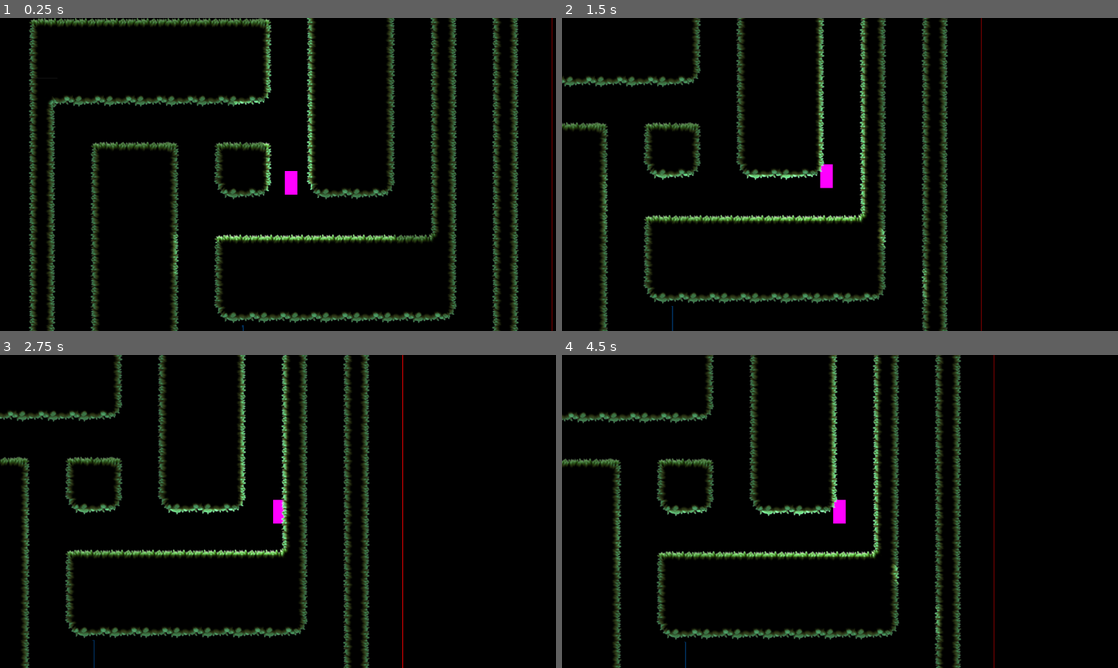
Above: before the commit, frames 1-4 (two rows, left to right).
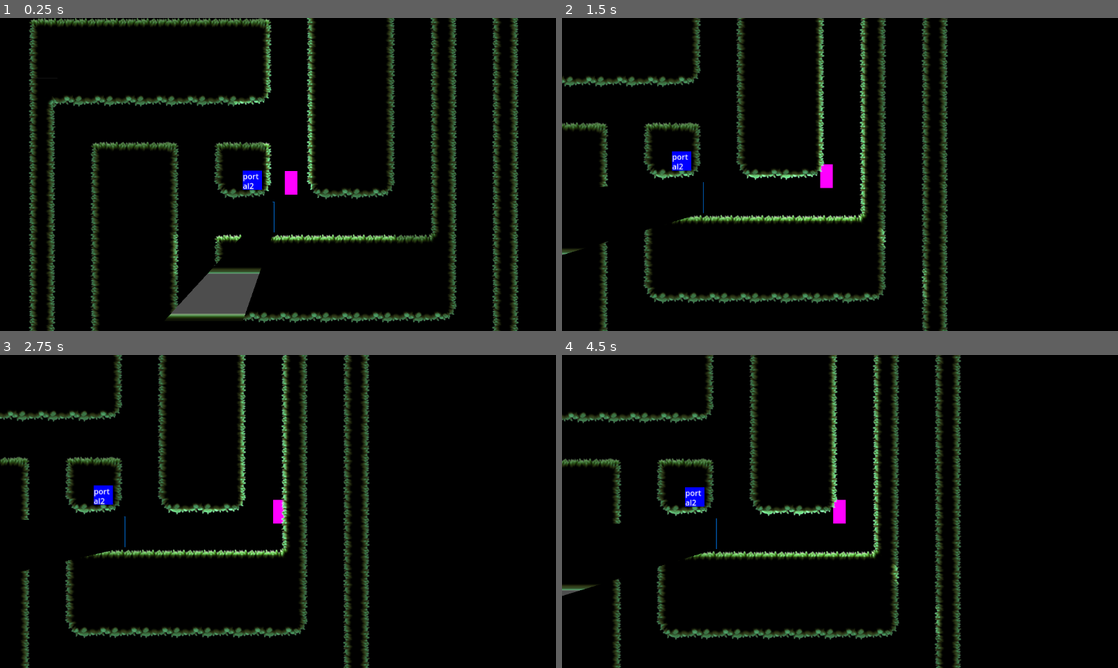
Above: after the commit, the same moments.

Repository: kit-solent/refrigerate
Game: Godot game, scene res://core/ingame.tscn
Same seed, same stepped clock (60 frames per second), same inputs: the game is played once before the commit and once after it.
Inputs:
- Up to frame 1 (0.25 s): no input
- Up to frame 2 (1.5 s): hold Right (player right) 0.53-1.28 s; tap Up (player jump) at 0.77 s; hold Left (player left) from 1.28 s (still down)
- Up to frame 3 (2.75 s): tap Up (player jump) at 1.52 s; release Left (player left) at 2.03 s; hold Right (player right) from 2.03 s (still down)
- Up to frame 4 (4.5 s): tap Up (player jump) at 3.02, 3.77 s; release Right (player right) at 3.53 s; hold Left (player left) from 3.53 s (still down)

The runs differ from the first frame. In frame 1, 2.5% of the frame differs, in the area x 29-100%, y 0-100%; in frame 2, 0.8%; in frame 3, 0.7%; in frame 4, 1.0%.

Commit message:
forum question commit

Diff:
--- a/core/tools.gd
+++ b/core/tools.gd
@@ -585,8 +585,3 @@
 		new.append(i + transform)
 
 	return new
-
-func visual_node(node:Node):
-	"""
-	Returns a visual reperesentation of the given node.
-	"""
--- a/levels/level1.tscn
+++ b/levels/level1.tscn
@@ -7,8 +7,8 @@
 tile_map_data = PackedByteArray("AAACAPr/AAAAAAEAAAADAPr/AAABAAEAAAAEAPv/AAACAAEAAAAGAPv/AAADAAEAAAAGAPz/AAADAAEAAAAGAA …(15264 unchanged characters)…
 
 [node name="portal" parent="." index="0" node_paths=PackedStringArray("pair") instance=ExtResource("2_iwwvk")]
-position = Vector2(0, 352)
+position = Vector2(64, 96)
 pair = NodePath("../portal2")
 
 [node name="portal2" parent="." index="1" instance=ExtResource("2_iwwvk")]
-position = Vector2(1157, -680)
+position = Vector2(-1376, -1504)
--- a/portals/portal.gd
+++ b/portals/portal.gd
@@ -3,9 +3,6 @@
 @export var pair:Portal
 
 @onready var target:Node = Core.main.get_player()
-
-func _draw():
-	draw_rect(get_local_bounds(), Color.RED, false)
 
 func _ready():
 	$sub_viewport.world_2d = get_viewport().world_2d
@@ -13,18 +10,15 @@
 	# find the bounding rectangle of the line, expand it for error margin, and assign it to the on screen notifier.
 	$on_screen_notifier.rect = Core.tools.line_bounds($line.points).grow(64)
 
+	$sub_viewport/camera_2d/color_rect/label.text = name
+
 func _process(_delta:float):
-	if Core.debug_frame:
-		queue_redraw()
 	# the portal is only drawn if on the local screen. This works with multiplayer, only showing the portal to those who can see it.
 	# the portal should also only be drawn if it's target is within a certain distance of the portal.
 	if pair:
 		# move the pairs camera to the right position. Global coordinates must be used because the
 		# camera is inside a viewport and so doesn't have coordinates local to the pair (I think).
-		$sub_viewport/camera_2d.global_position = pair.global_position# + (target.global_position - global_position)
-
-		$markerthingy.global_position = $sub_viewport/camera_2d.global_position * $sub_viewport/camera_2d.get_viewport_transform()
-		$markerthingy.show()
+		$sub_viewport/camera_2d.global_position = pair.global_position
 
 		# update the view
 		if $on_screen_notifier.is_on_screen():
@@ -40,9 +34,6 @@
 
 	# add new polygons
 	var polygons = Core.tools.cast_polygons(to_local(target.global_position), $line.points, get_local_bounds())
-
-	if Core.debug_state:
-		polygons = [Core.tools.rect_to_polygon(get_local_bounds())]
 
 	for i in polygons:
 		var new = Polygon2D.new()
--- a/portals/portal.tscn
+++ b/portals/portal.tscn
@@ -1,6 +1,9 @@
-[gd_scene load_steps=3 format=3 uid="uid://ctwsyo8iq6tg8"]
+[gd_scene load_steps=4 format=3 uid="uid://ctwsyo8iq6tg8"]
 
 [ext_resource type="Script" path="res://portals/portal.gd" id="1_pu3ti"]
+
+[sub_resource type="LabelSettings" id="LabelSettings_c54ls"]
+line_spacing = -3.0
 
 [sub_resource type="ViewportTexture" id="ViewportTexture_fyvk7"]
 viewport_path = NodePath("sub_viewport")
@@ -18,6 +21,19 @@
 
 [node name="camera_2d" type="Camera2D" parent="sub_viewport"]
 
+[node name="color_rect" type="ColorRect" parent="sub_viewport/camera_2d"]
+offset_right = 40.0
+offset_bottom = 40.0
+color = Color(0, 0, 1, 1)
+
+[node name="label" type="Label" parent="sub_viewport/camera_2d/color_rect"]
+layout_mode = 0
+offset_right = 40.0
+offset_bottom = 23.0
+text = "portal1"
+label_settings = SubResource("LabelSettings_c54ls")
+autowrap_mode = 1
+
 [node name="view" type="Node2D" parent="."]
 
 [node name="on_screen_notifier" type="VisibleOnScreenNotifier2D" parent="."]
@@ -27,10 +43,4 @@
 visible = false
 texture = SubResource("ViewportTexture_fyvk7")
 
-[node name="markerthingy" type="ColorRect" parent="."]
-visible = false
-offset_right = 8.0
-offset_bottom = 8.0
-color = Color(0.102615, 0.716865, 0.675161, 1)
-
 [connection signal="screen_exited" from="on_screen_notifier" to="." method="clear_view"]
Not shown, changed: core/README.md
